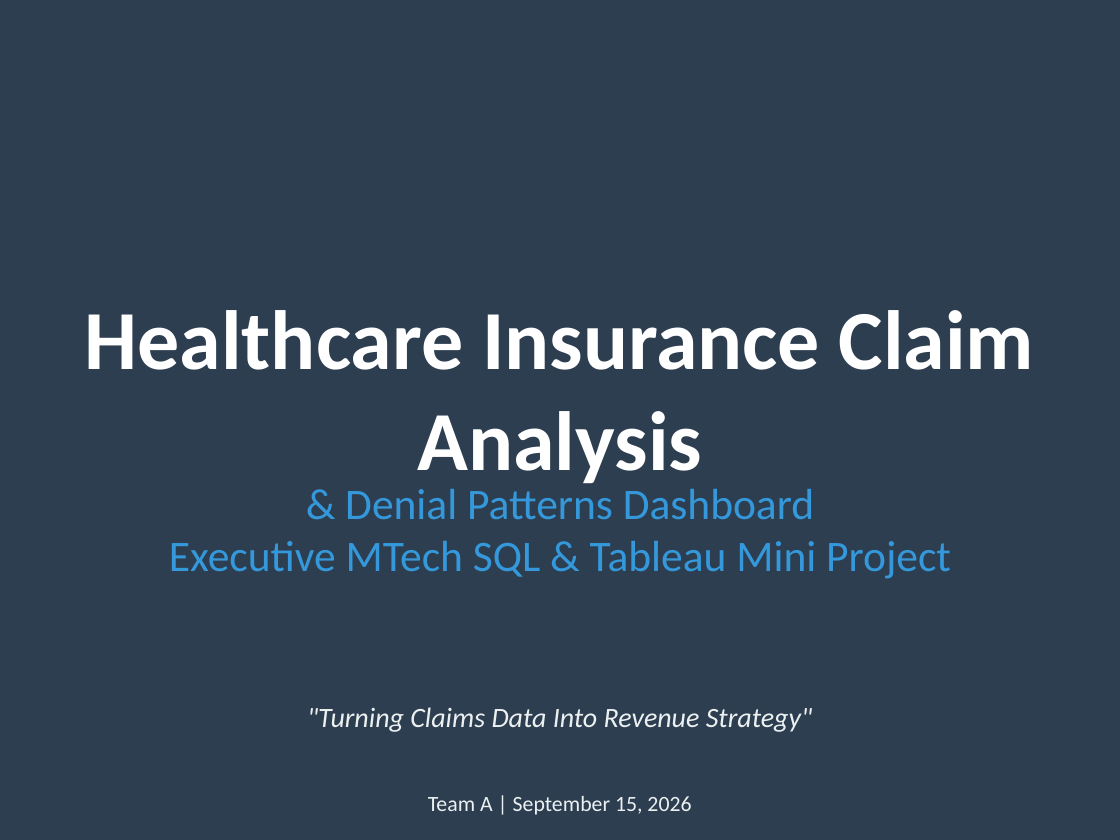
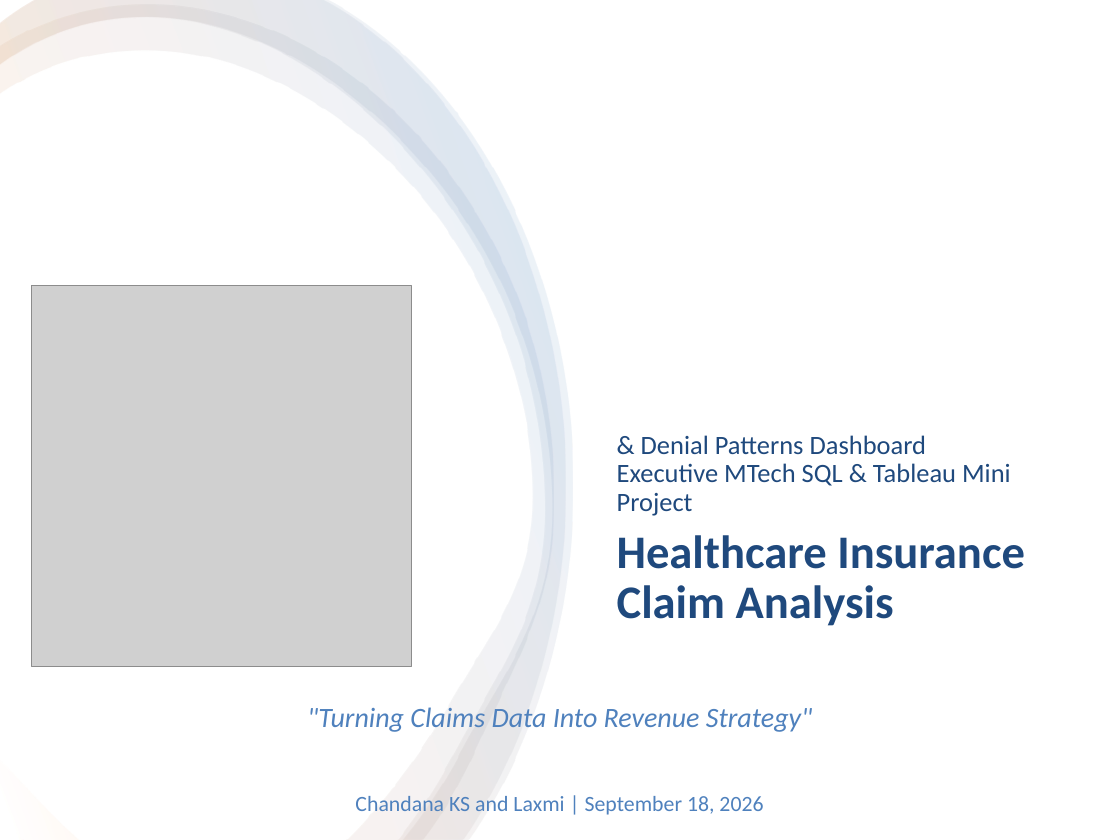
Before and after one commit to chandanaks2010-dev/Healthcare-Insurance-Claim-Analysis-And-Denial-Patterns-Dashboard, a slide deck: slide 1 of report/Healthcare_Insurance_Dashboard_Presentation.pptx. Drawn at 1120x840 pixels with LibreOffice and Linux fonts; fonts in the diff are those of the drawing; grey boxes stand for pictures. Boxes give left, top, right and bottom in pixels: in the first picture for what was removed or moved away, otherwise in the second. Text is boxed around its words. In the diff, an @@ line names an element or a change of style, - is before the commit and + after.

```diff
--- a/report/Healthcare_Insurance_Dashboard_Presentation.pptx
+++ b/report/Healthcare_Insurance_Dashboard_Presentation.pptx
@@ background #2C3E50 to #FFFFFF @@
@@ rectangle added at (0, 0, 1120, 840), fill #FFFFFF @@
@@ freeform shape added at (0, 4, 553, 840), fill gradient #FFFFFF to #F79646 to #4F81BD @@
@@ freeform shape added at (0, 0, 567, 840), fill gradient #FFFFFF to #F79646 to #4F81BD @@
@@ freeform shape added at (0, 0, 573, 839), fill gradient #FFFFFF to #F79646 to #4F81BD @@
@@ picture added at (31, 286, 412, 666) @@
@@ text "& Denial Patterns Dashboard Executive ...": place and size @@
-text "& Denial Patterns Dashboard Executive ..." at (169, 483, 951, 579)
+text "& Denial Patterns Dashboard Executive ..." at (617, 435, 1011, 516)
@@ text "& Denial Patterns Dashboard Executive ..." at (617, 435, 1011, 516): size 28 to 17 pt, text colour #3498DB to #1F497D; alignment centre to left; line spacing 1 to 0.9; more space between paragraphs; vertical alignment top to bottom @@
@@ text "Healthcare Insurance Claim Analysis": place and size @@
-text "Healthcare Insurance Claim Analysis" at (85, 310, 1034, 484)
+text "Healthcare Insurance Claim Analysis" at (617, 535, 1025, 626)
@@ text "Healthcare Insurance Claim Analysis" at (617, 535, 1025, 626): size 54 to 30 pt, text colour #FFFFFF to #1F497D; alignment centre to left; line spacing 1 to 0.9; more space between paragraphs @@
@@ text ""Turning Claims Data Into Revenue ..." at (307, 707, 812, 732): text colour #ECF0F1 to #4F81BD; more space between paragraphs @@
@@ text at (355, 796, 763, 815): text changed; text colour #ECF0F1 to #4F81BD @@
-Team A | September 15, 2026
+Chandana KS and Laxmi | September 18, 2026
```
Also in this commit, not shown: 6 other slides changed.
